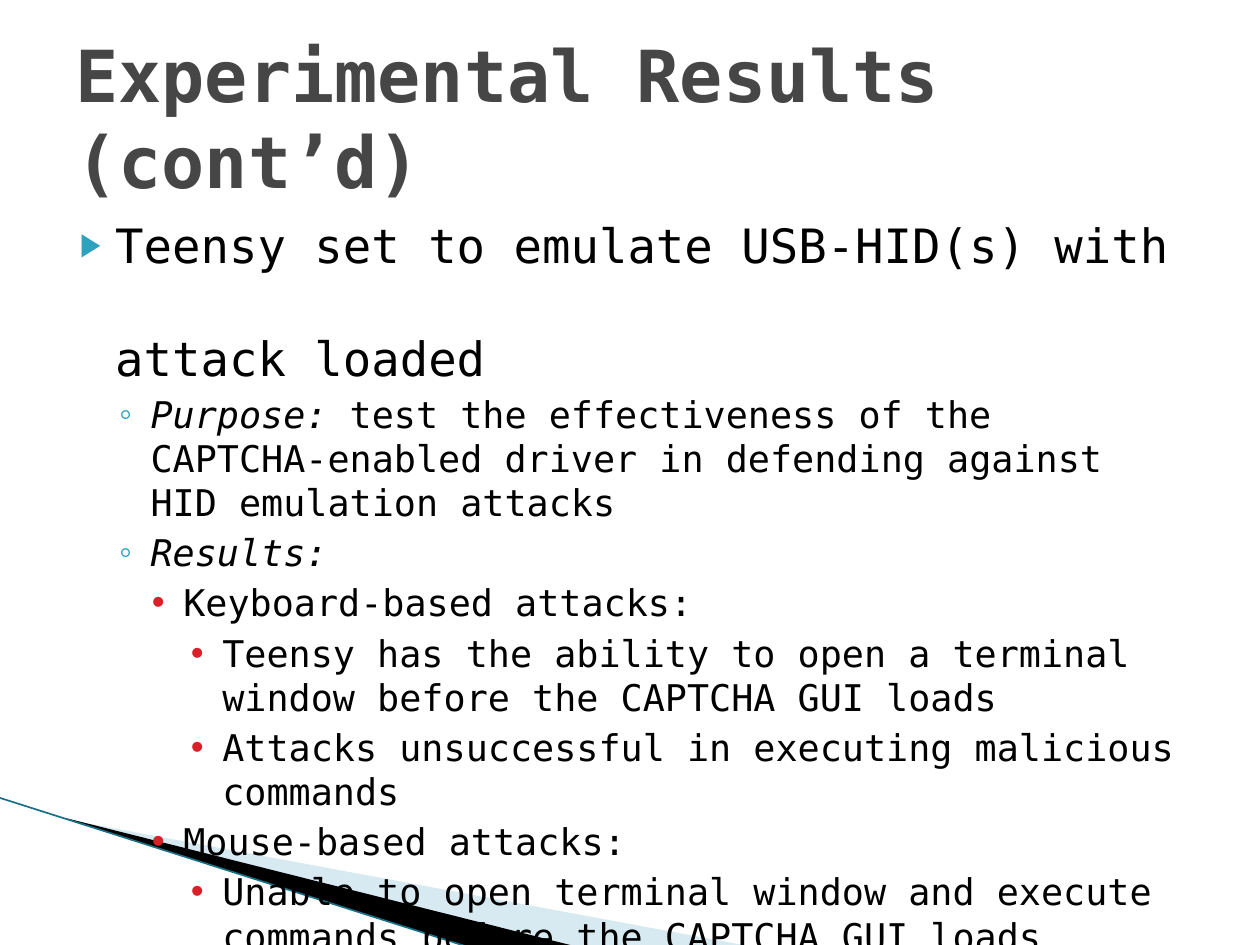
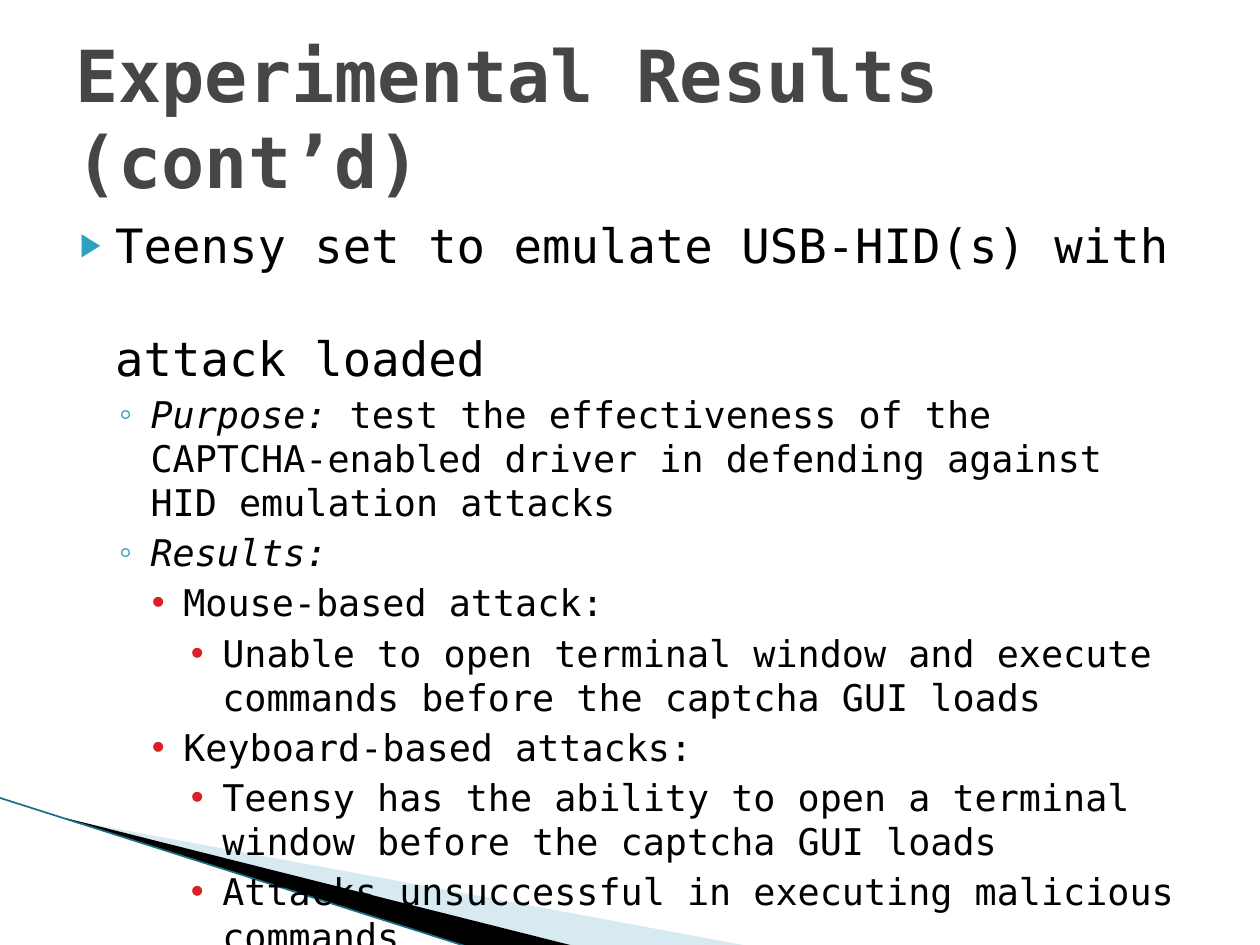
Before and after one commit to vfasburg/cse_825, a slide deck: slide 19 of Project/Final_Project_Presentation_Fasburg_Reiff_Thomas.pptx. Drawn at 1260x945 pixels with LibreOffice and Linux fonts; fonts in the diff are those of the drawing; background and template pictures are left out. Boxes give left, top, right and bottom in pixels: in the first picture for what was removed or moved away, otherwise in the second. Text is boxed around its words. In the diff, an @@ line names an element or a change of style, - is before the commit and + after.

```diff
--- a/Project/Final_Project_Presentation_Fasburg_Reiff_Thomas.pptx
+++ b/Project/Final_Project_Presentation_Fasburg_Reiff_Thomas.pptx
@@ text at (183, 588, 1152, 719): paragraphs added @@
+    • Mouse-based attack:
+      • Unable to open terminal window and execute commands before the captcha GUI loads
@@ text at (222, 783, 1130, 864): text changed @@
-      • Teensy has the ability to open a terminal window before the CAPTCHA GUI loads
+      • Teensy has the ability to open a terminal window before the captcha GUI loads
@@ text at (183, 827, 1152, 914): paragraphs removed @@
-    • Mouse-based attacks:
-      • Unable to open terminal window and execute commands before the CAPTCHA GUI loads
```
Also in this commit, not shown: 1 other slide changed.
